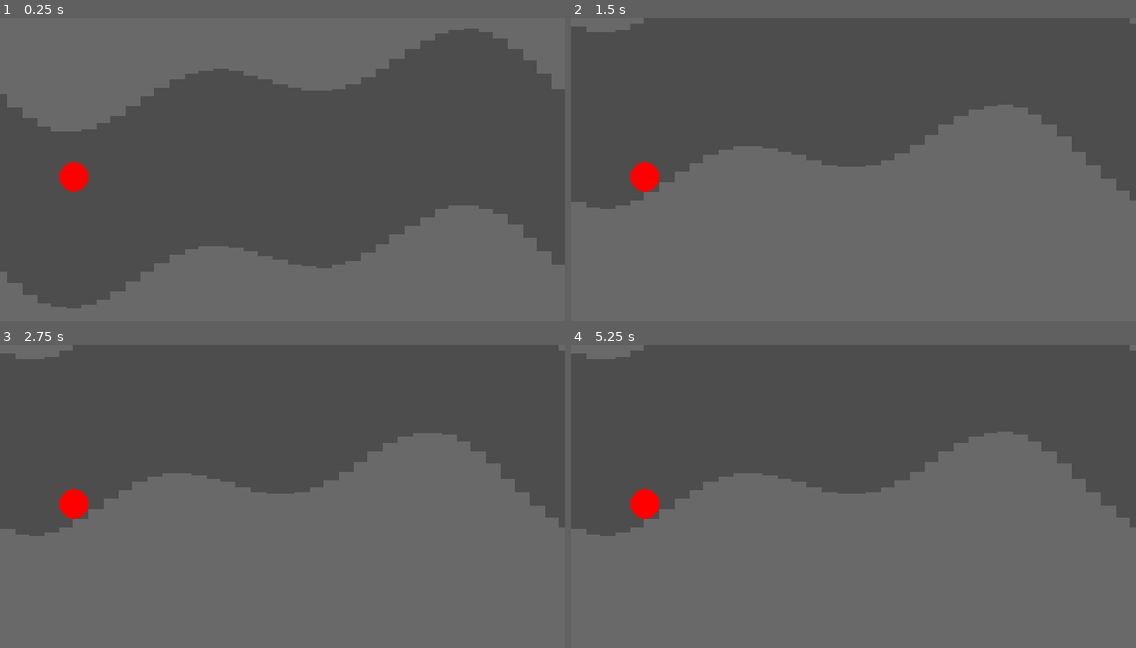
Above: before the commit, frames 1-4 (two rows, left to right).
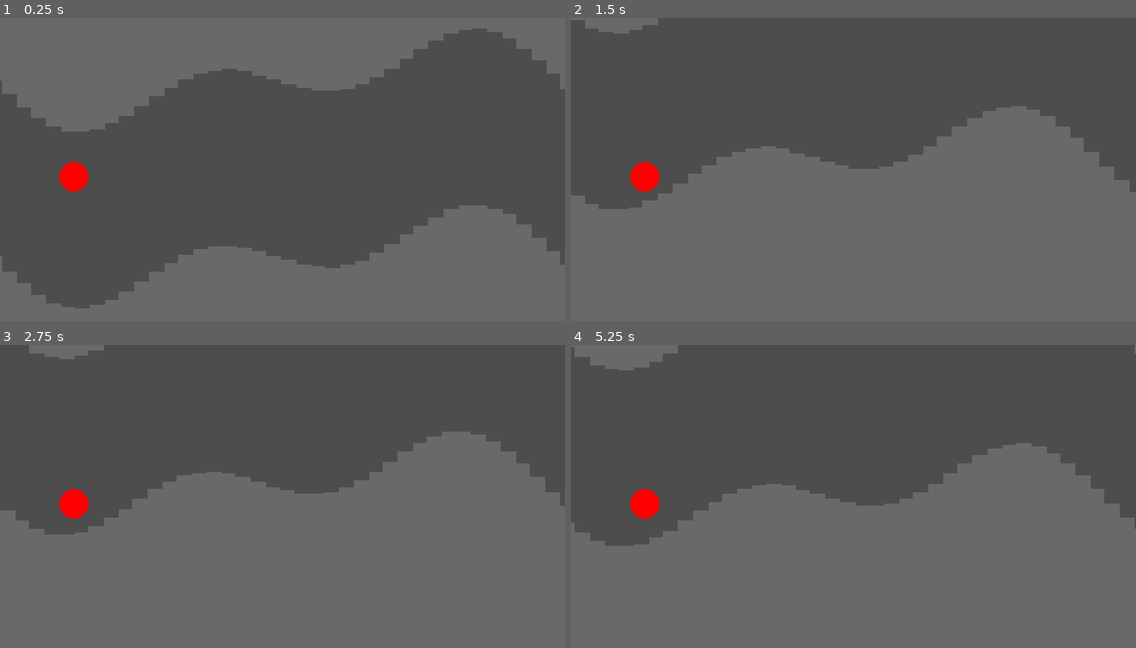
Above: after the commit, the same moments.

Repository: harrisonlee/xarnox-godot
Game: Godot game, scene res://main.tscn
The game is run twice, just before and just after one commit, with the same random seed, the same clock (stepped at 60 frames per second) and the same inputs.
Inputs:
- Up to frame 1 (0.25 s): no input
- Up to frame 2 (1.5 s): no input
- Up to frame 3 (2.75 s): no input
- Up to frame 4 (5.25 s): no input

The runs differ from the first frame. In frame 1, 2.6% of the frame differs, in the area x 0-100%, y 3-96%; in frame 2, 2.3%; in frame 3, 4.8%; in frame 4, 5.0%, in the area x 0-100%, y 0-67%.

Commit message:
Adds player bounce off walls and cleans up code.

Diff:
--- a/main.gd
+++ b/main.gd
@@ -13,11 +13,5 @@
 
 
 # Called every frame. 'delta' is the elapsed time since the previous frame.
-func _process(delta: float) -> void:
-	var viewport_center = current_viewport_rect.get_center();
-	var camera_viewport: Rect2 = Rect2(
-		Vector2($PlayerCamera.position.x - viewport_center.x, $PlayerCamera.position.y - viewport_center.y),
-		current_viewport_rect.size
-	)
-
-	$TunnelGenerator.generate_tunnel(camera_viewport, tunnel_y_origin)
+func _process(_delta: float) -> void:
+	$TunnelGenerator.generate_tunnel($PlayerCamera.get_visible_rect(), tunnel_y_origin)
--- a/player.gd
+++ b/player.gd
@@ -8,8 +8,13 @@
 ## Descent acceleration in px/s. Ignored if use auto descent acceleration is
 ## true.
 @export var descent_acceleration: float = 0.0
+## Speed for map traversal in px/s.
+@export var speed: float = 200.0
+## Acceleration to reach speed in px/s.
+@export var acceleration: float = 10.0
+## Velocity to bounce off walls.
+@export var bounce_velocity: float = 400.0
 ## A scene that represents the current projectile
-@export var speed: float = 200.0
 @export var projectile_scene: PackedScene = preload("res://projectile.tscn")
 
 enum FlyingState { IDLE, CLIMBING, DESCENDING }
@@ -60,7 +65,7 @@
 		FlyingState.IDLE:
 			velocity.y += gravity.y * delta
 
-	velocity.x = speed
+	velocity.x = clampf(velocity.x + acceleration, -speed, speed)
 
 	# Bounce off top and bottom of screen
 	var viewport_size = get_viewport_rect().size
@@ -69,7 +74,11 @@
 	elif position.y + 50 >= viewport_size.y:
 		velocity.y = -200
 
-	move_and_collide(velocity * delta)
+	# Bounce off walls
+	var collision = move_and_collide(velocity * delta)
+	if collision:
+		if collision.get_collider().is_in_group("walls"):
+			velocity = collision.get_normal() * 400.0
 
 
 func shoot(shooting_direction: ShootingDirection) -> void:
--- a/player_camera.gd
+++ b/player_camera.gd
@@ -12,6 +12,14 @@
 
 
 # Called every frame. 'delta' is the elapsed time since the previous frame.
-func _process(delta: float) -> void:
+func _process(_delta: float) -> void:
 	position = player.position;
 	position.x += current_viewport_rect.size.x * 0.5 - player_follow_x
+
+
+func get_visible_rect() -> Rect2:
+	var center: Vector2 = current_viewport_rect.get_center()
+	return Rect2(
+		Vector2(position.x - center.x, position.y - center.y),
+		current_viewport_rect.size
+	)
--- a/tile.tscn
+++ b/tile.tscn
@@ -4,7 +4,7 @@
 
 [sub_resource type="RectangleShape2D" id="RectangleShape2D_n3f48"]
 
-[node name="Tile" type="StaticBody2D"]
+[node name="Tile" type="StaticBody2D" groups=["walls"]]
 collision_layer = 256
 collision_mask = 0
 script = ExtResource("1_n3f48")
--- a/tunnel_generator.gd
+++ b/tunnel_generator.gd
@@ -2,10 +2,8 @@
 
 @export var tile_scene: PackedScene = preload("res://tile.tscn")
 
-var visible_rect: Rect2 = Rect2()
 var tile_width: float = 50.0
 var tunnel_height: float = 600.0
-var tunnel_y_origin: float = 540.0
 var amplitude: float = 100.0
 var period: float = 1920.0
 var current_x: float = 0.0;
@@ -15,21 +13,24 @@
 	pass
 
 
-func generate_tunnel(rect: Rect2 ,y_origin: float):
+func generate_tunnel(rect: Rect2, y_origin: float):
 	if rect.end.x + tile_width < current_x: return
 
 	var tile_count: int = int((rect.end.x + tile_width - current_x) / tile_width) + 1
 	for i in range(tile_count):
+		var tunnel_y_offset: float = y_origin + get_y_offset(current_x)
+		var tile_y_offset = (tunnel_height + rect.size.y) * 0.5
+
 		# Bottom tile
 		var bottom_tile: Tile = tile_scene.instantiate()
 		bottom_tile.size = Vector2(tile_width, rect.size.y)
-		bottom_tile.position = Vector2(current_x, y_origin + get_y_offset(current_x) + (tunnel_height + bottom_tile.size.y) * 0.5);
+		bottom_tile.position = Vector2(current_x, tunnel_y_offset + tile_y_offset);
 		owner.add_child.call_deferred(bottom_tile)
 
 		# Top tile
 		var top_tile: Tile = tile_scene.instantiate()
 		top_tile.size = Vector2(tile_width, rect.size.y)
-		top_tile.position = Vector2(current_x, y_origin + get_y_offset(current_x) - (tunnel_height + top_tile.size.y) * 0.5)
+		top_tile.position = Vector2(current_x, tunnel_y_offset - tile_y_offset)
 		owner.add_child.call_deferred(top_tile)
 
 		current_x += tile_width
